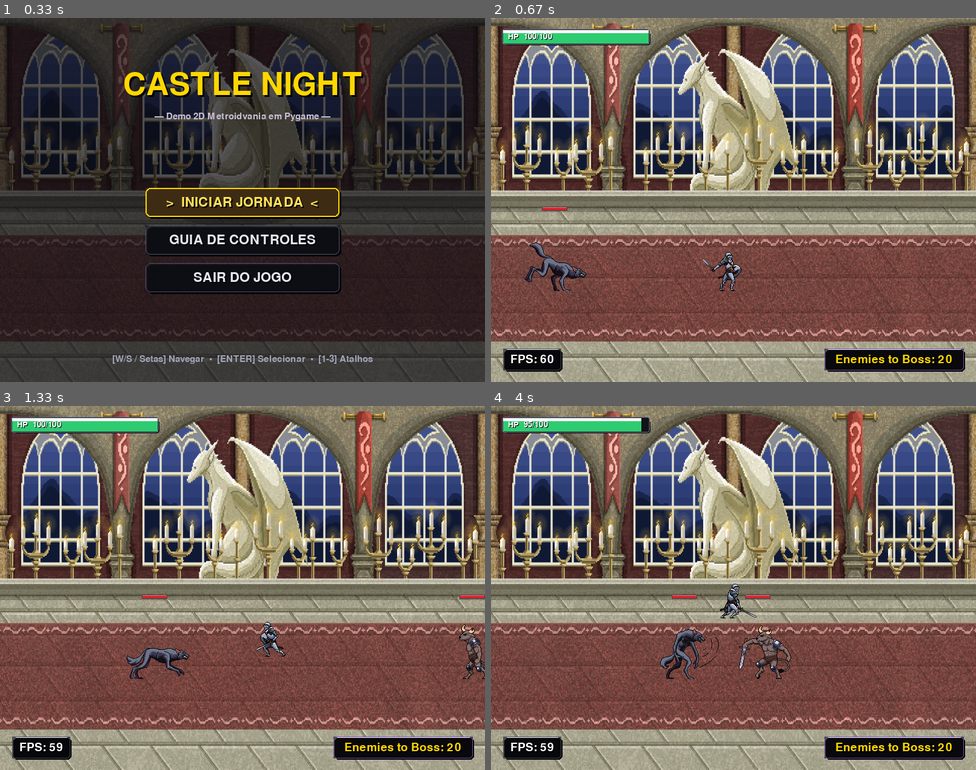
Above: before the commit, frames 1-4 (two rows, left to right).
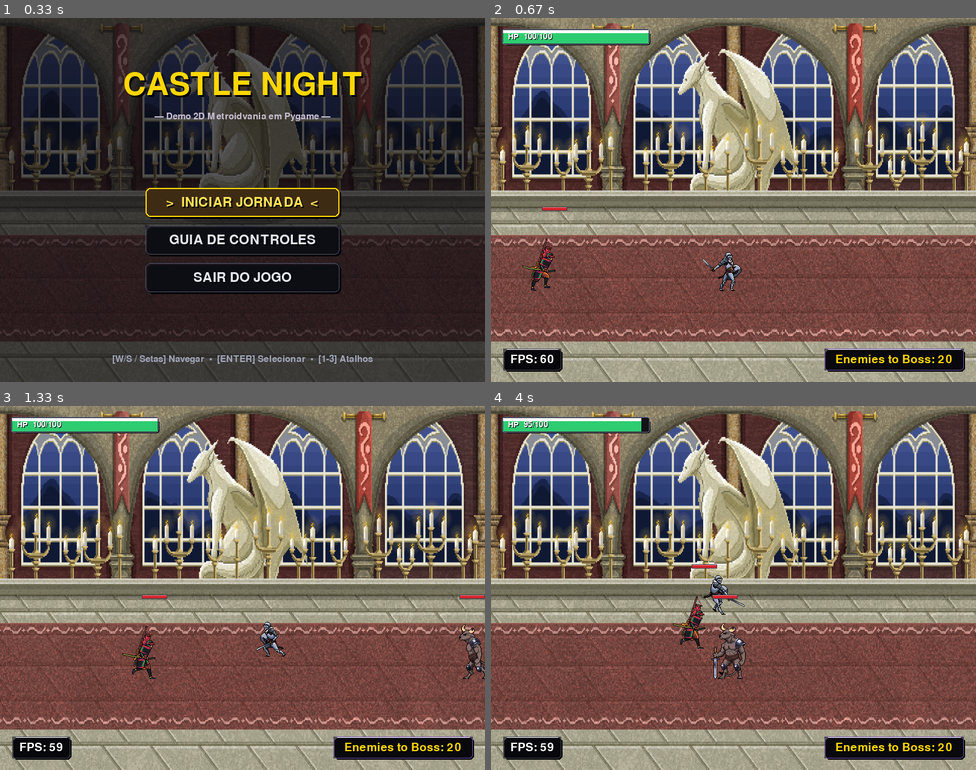
Above: after the commit, the same moments.

Repository: ribeirorafadev/Castle-Night-Pygame
Game: pygame game, started from run_game.py
Same seed, same stepped clock (60 frames per second), same inputs: the game is played once before the commit and once after it.
Inputs (mouse positions are in pixels of both pictures, inside the frame that each line leads up to):
- Up to frame 1 (0.33 s): no input
- Up to frame 2 (0.67 s): press the mouse at (733, 203) at 0.37 s; move the mouse to (752, 156) at 0.47 s; release the mouse at (777, 112) at 0.6 s
- Up to frame 3 (1.33 s): hold Right 0.67-1.13 s; move the mouse to (223, 489) at 0.7 s; hold Left from 1.17 s (still down); tap Space at 1.23 s
- Up to frame 4 (4 s): tap Space at 1.53, 1.8, 2.1, 2.23, 2.53, 2.9, 3.2, 3.4, 3.7, 3.9 s; release Left at 1.7 s; hold Left 1.73-2.13 s; hold Right 2.17-2.8 s; hold Left 2.83-3.3 s; hold Right 3.33-3.8 s; hold Right from 3.83 s (still down)

Frame 1 is identical in both runs. In frame 2, 0.7% of the frame differs, in the area x 6-20%, y 60-75%; in frame 3, 0.7%; in frame 4, 2.5%, in the area x 34-62%, y 43-75%.

Commit message:
feat(sprites/enemies): atualiza e adiciona sprites de inimigos novos(satyr/samurai-commander) no jogo

Diff:
--- a/src/core/proxy.py
+++ b/src/core/proxy.py
@@ -192,7 +192,7 @@
         total_to_spawn = min(num_right + num_left, self.enemies_remaining)
         spawn_sides = (["right"] * num_right + ["left"] * num_left)[:total_to_spawn]
 
-        enemy_types = ["minotaur", "wizard", "skeleton", "werewolf", "yokai"]
+        enemy_types = ["minotaur", "wizard", "satyr", "samurai-commander", "yokai"]
         floor_y = settings.FLOOR_HEIGHT
         screen_w = settings.SCREEN_WIDTH
 
--- a/src/entities/factory.py
+++ b/src/entities/factory.py
@@ -31,7 +31,7 @@
 
         Args:
             enemy_type: Identifier string for the enemy archetype ('boss-dragon', 'minotaur',
-                'wizard', 'skeleton', 'werewolf', 'yokai').
+                'wizard', 'satyr', 'samurai-commander', 'yokai').
             x: Initial horizontal world coordinate in pixels.
             y: Initial vertical world coordinate in pixels.
 
@@ -57,20 +57,17 @@
                     "audio/Attack-FireBall.mp3",
                 ],
             },
-            "skeleton": {
+            "satyr": {
+                "attacks": ["Attack.png"],
+                "attack_sounds": ["audio/Attack-Sword-Enemy.mp3"],
+            },
+            "samurai-commander": {
                 "run": "Run.png",
-                "run_attack": "Run+attack.png",
+                "jump": "Jump.png",
+                "run_attack": "Protect.png",
                 "attacks": ["Attack_1.png", "Attack_2.png", "Attack_3.png"],
                 "attack_sounds": ["audio/Attack-Sword-Enemy.mp3"] * 3,
                 "run_attack_sound": "audio/Attack-Sword-Enemy.mp3",
-            },
-            "werewolf": {
-                "run": "Run.png",
-                "jump": "Jump.png",
-                "run_attack": "Run+Attack.png",
-                "attacks": ["Attack_1.png", "Attack_2.png", "Attack_3.png"],
-                "attack_sounds": ["audio/Attack-Werewolf.mp3"] * 3,
-                "run_attack_sound": "audio/Attack-Werewolf.mp3",
             },
             "yokai": {
                 "run": "Run.png",
Binary file added: assets/sprites/enemies/samurai-commander/Attack_1.png
Binary file added: assets/sprites/enemies/samurai-commander/Attack_2.png
Binary file added: assets/sprites/enemies/samurai-commander/Attack_3.png
Binary file added: assets/sprites/enemies/samurai-commander/Dead.png
Binary file added: assets/sprites/enemies/samurai-commander/Hurt.png
Binary file added: assets/sprites/enemies/samurai-commander/Idle.png
Binary file added: assets/sprites/enemies/samurai-commander/Jump.png
Binary file added: assets/sprites/enemies/samurai-commander/Protect.png
Binary file added: assets/sprites/enemies/samurai-commander/Run.png
Binary file added: assets/sprites/enemies/samurai-commander/Walk.png
Binary file added: assets/sprites/enemies/satyr/Attack.png
Binary file added: assets/sprites/enemies/satyr/Charge.png
(and 24 more such lines)
